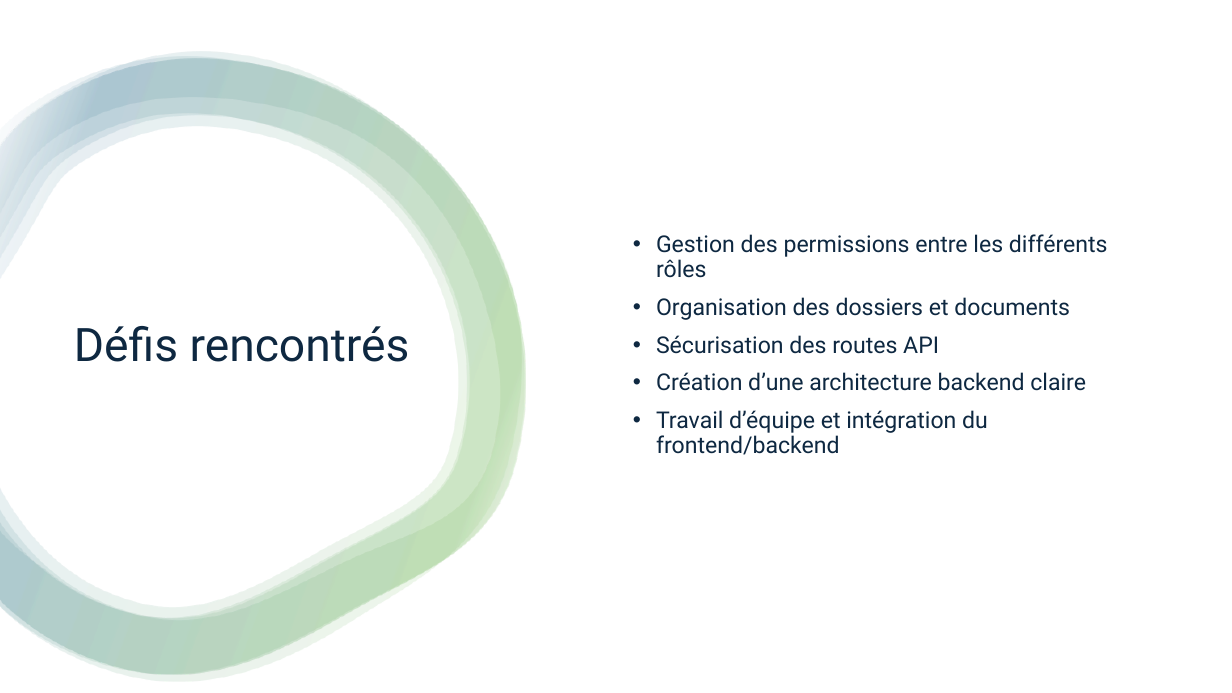
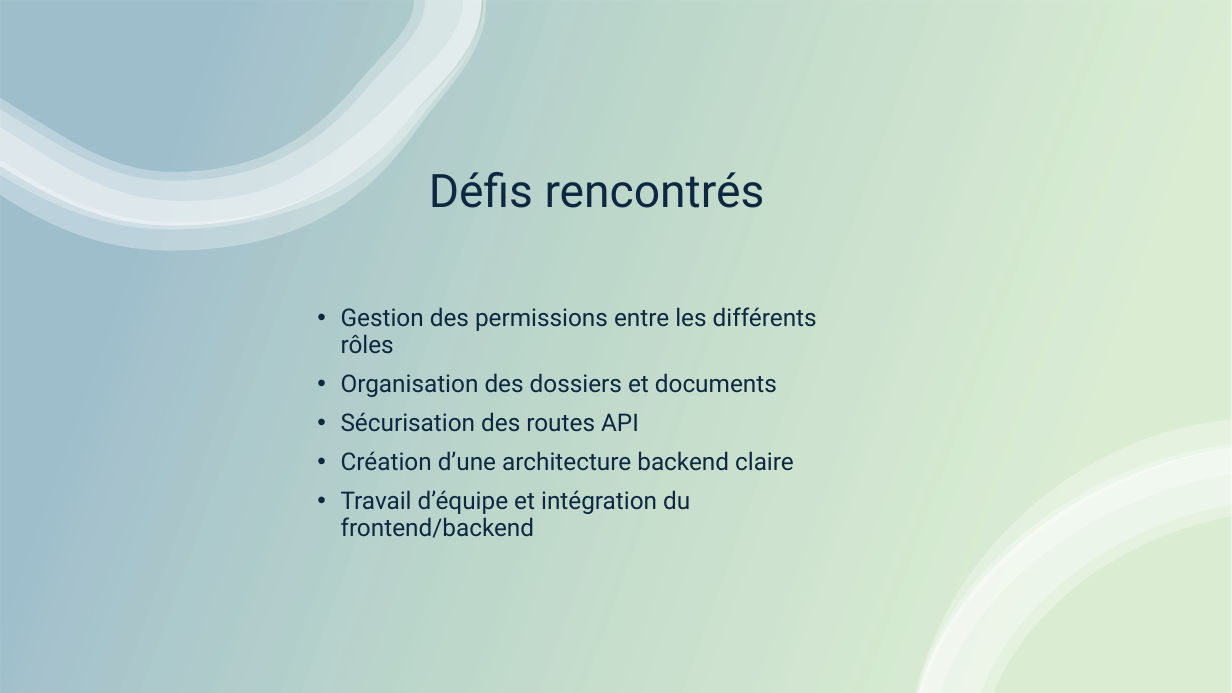
Before and after one commit to xpelletier07/Projet_Site_Immigration, a slide deck: slide 22 of Mandats/Mandat_3/Présentation.pptx (slide 35 before the commit). Drawn at 1232x693 pixels with LibreOffice and Linux fonts; fonts in the diff are those of the drawing. Boxes give left, top, right and bottom in pixels: in the first picture for what was removed or moved away, otherwise in the second. Text is boxed around its words. In the diff, an @@ line names an element or a change of style, - is before the commit and + after.

```diff
--- a/Mandats/Mandat_3/Présentation.pptx
+++ b/Mandats/Mandat_3/Présentation.pptx
@@ rectangle at (0, 0, 1232, 693): fill #FFFFFF to gradient #4EA72E to #156082 @@
@@ group added at (0, 0, 487, 250): 4 freeform shapes @@
@@ group removed at (0, 52, 526, 682): 4 freeform shapes @@
@@ title "Défis rencontrés": place and size @@
-title "Défis rencontrés" at (74, 326, 410, 362)
+title "Défis rencontrés" at (429, 172, 765, 208)
@@ title "Défis rencontrés" at (429, 172, 765, 208): alignment left to centre @@
@@ text "Gestion des permissions entre les ...": place and size @@
-text "Gestion des permissions entre les ..." at (656, 234, 1108, 455)
+text "Gestion des permissions entre les ..." at (341, 307, 817, 538)
@@ text "Gestion des permissions entre les ..." at (341, 307, 817, 538): size 18 to 19 pt; vertical alignment middle to top @@
@@ group added at (916, 419, 1232, 693): 4 freeform shapes @@
```
Also in this commit, not shown: 19 other slides changed, 13 slides removed, 1 other file.
